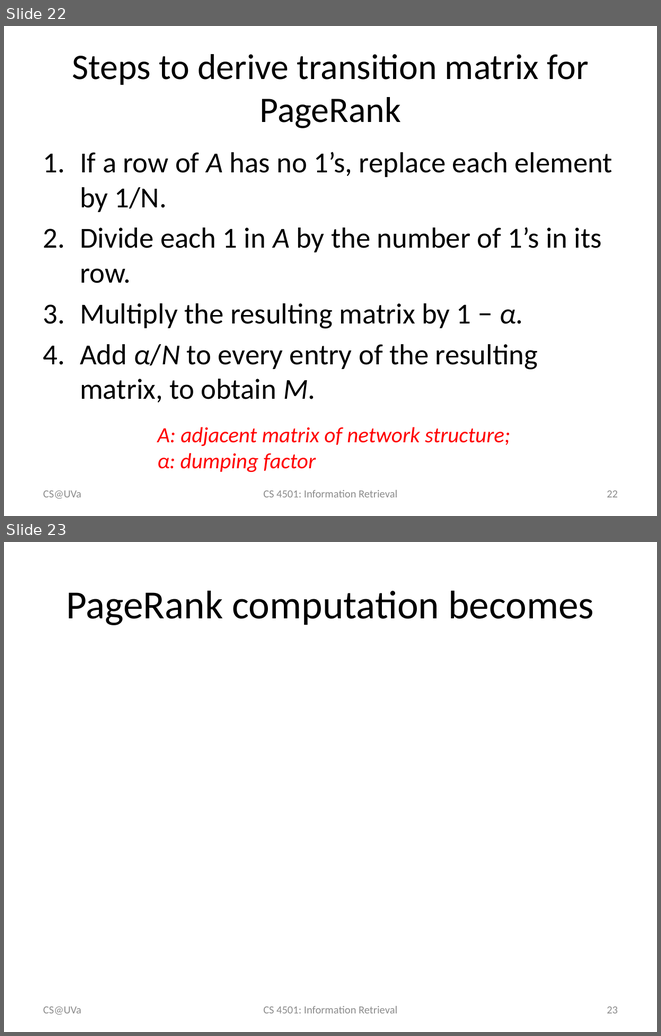
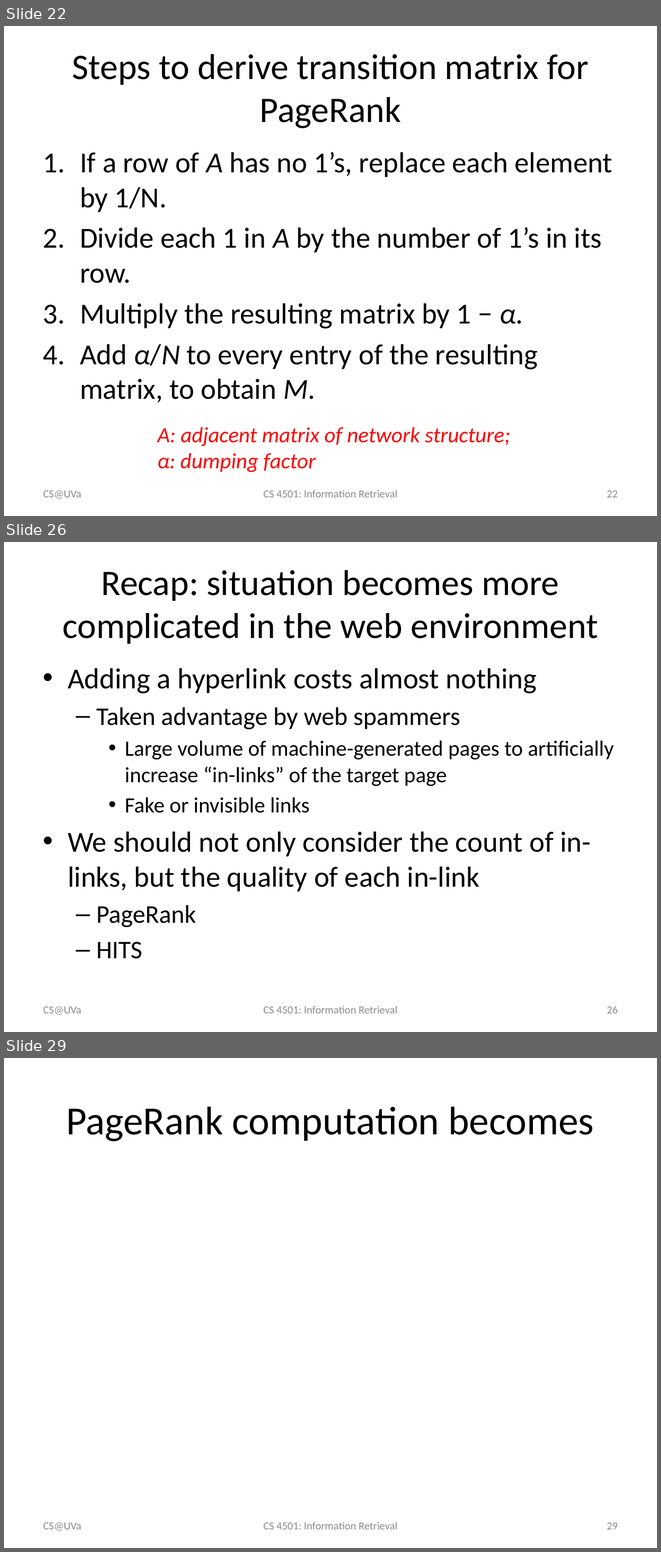
Before and after one commit to wang296/IR2015, a slide deck: docs/Link Analysis.pptx. Shown one above the other, each under a label of ours: slides 22 and 23 before the commit, slides 22, 26 and 29 after it; the slides between them are not shown. The pictures are 661x1036 and 661x1552 pixels, drawn with LibreOffice and Linux fonts; fonts in the diff are those of the drawing; grey boxes stand for pictures. Boxes give left, top, right and bottom in pixels: in the first picture for what was removed or moved away, otherwise in the second. Text is boxed around its words. In the diff, an @@ line names an element or a change of style, - is before the commit and + after.

```diff
--- a/docs/Link Analysis.pptx
+++ b/docs/Link Analysis.pptx
@@ slide 26 added at (4, 542, 657, 1032), background #FFFFFF @@
@@ title added at (62, 570, 598, 644), 39.6 pt, text #000000 @@
+Recap: situation becomes more complicated in the web environment
@@ text added at (68, 668, 614, 959), 32 pt, text #000000 @@
+• Adding a hyperlink costs almost nothing
+  – Taken advantage by web spammers
+    • Large volume of machine-generated pages to artificially increase “in-links” of the target page
+    • Fake or invisible links
+• We should not only consider the count of in-links, but the quality of each in-link
+  – PageRank
+  – HITS
@@ text added at (43, 1006, 81, 1014), 12 pt, text #8C8C8C @@
+CS@UVa
@@ text added at (263, 1006, 397, 1013), 12 pt, text #8C8C8C @@
+CS 4501: Information Retrieval
@@ page number added at (607, 1006, 618, 1013), 12 pt, text #8C8C8C @@
+26
@@ what was slide 23 is now slide 29 @@
@@ page number at (607, 1522, 618, 1529): text changed @@
-23
+29
```
Also in this commit, not shown: 6 other slides added, 1 other file.
